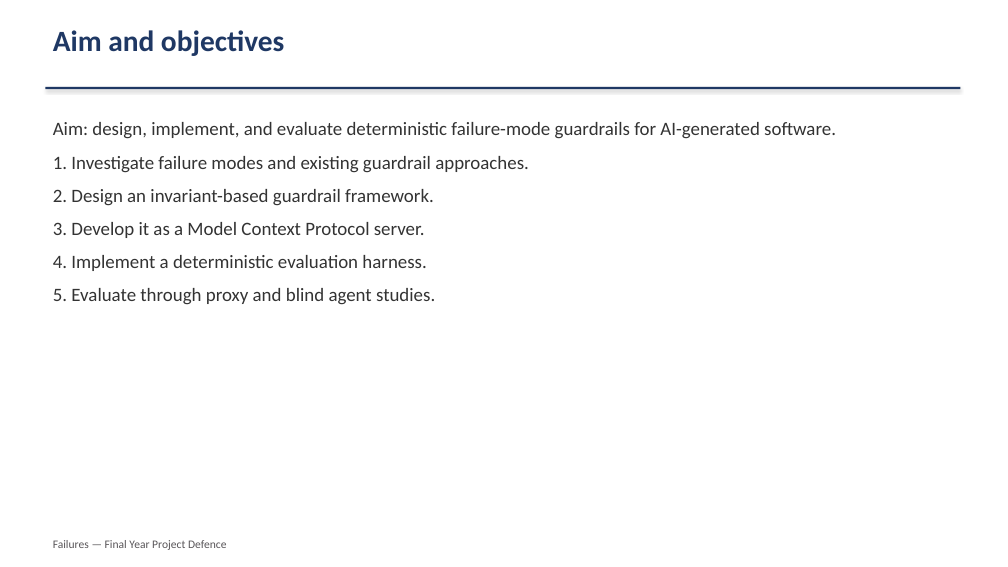
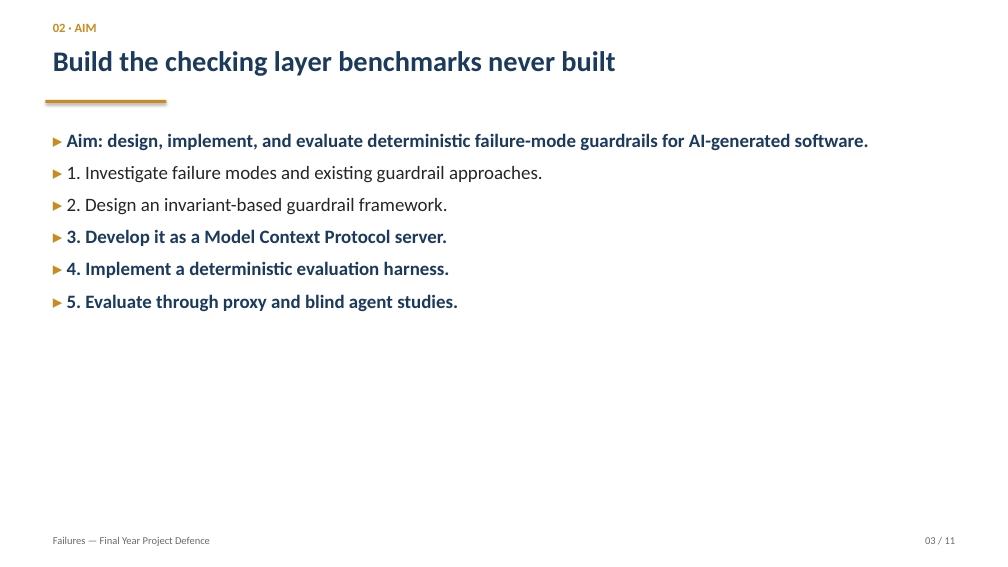
Before and after one commit to mayowa-kalejaiye/Failures, a slide deck: slide 3 of docs/school-project/FAILURES_Defence_Slides.pptx. Drawn at 1008x567 pixels with LibreOffice and Linux fonts; fonts in the diff are those of the drawing. Boxes give left, top, right and bottom in pixels: in the first picture for what was removed or moved away, otherwise in the second. Text is boxed around its words. In the diff, an @@ line names an element or a change of style, - is before the commit and + after.

Commit message:
School project: redesigned defence deck (navy/gold system, stat cards, takeaway strips)

```diff
--- a/docs/school-project/FAILURES_Defence_Slides.pptx
+++ b/docs/school-project/FAILURES_Defence_Slides.pptx
@@ text at box(53, 23, 97, 32): text changed; size 28 to 12 pt; text colour #1F3864 to #C98A1F @@
-Aim and objectives
+02 · AIM
@@ text "Build the checking layer benchmarks ...": place and size @@
-text "Build the checking layer benchmarks ..." at box(45, 87, 960, 89)
+text "Build the checking layer benchmarks ..." at box(53, 51, 615, 76)
@@ text "Build the checking layer benchmarks ..." at box(53, 51, 615, 76): fill #1F3864 to none; shadow off @@
@@ text at box(53, 51, 615, 76): text added @@
+Build the checking layer benchmarks never built
@@ rectangle added at box(45, 100, 166, 103), fill #C98A1F @@
@@ text at box(67, 133, 869, 312): text changed; text colour #333333 to #1B3A5C; bold on @@
-Aim: design, implement, and evaluate deterministic failure-mode guardrails for AI-generated software.
-1. Investigate failure modes and existing guardrail approaches.
-2. Design an invariant-based guardrail framework.
-3. Develop it as a Model Context Protocol server.
-4. Implement a deterministic evaluation harness.
-5. Evaluate through proxy and blind agent studies.
+▸ Aim: design, implement, and evaluate deterministic failure-mode guardrails for AI-generated software.
+▸ 1. Investigate failure modes and existing guardrail approaches.
+▸ 2. Design an invariant-based guardrail framework.
+▸ 3. Develop it as a Model Context Protocol server.
+▸ 4. Implement a deterministic evaluation harness.
+▸ 5. Evaluate through proxy and blind agent studies.
@@ text "Failures — Final Year Project ..." at box(53, 537, 210, 546): size 11 to 10 pt, text colour #595659 to #6B6B6B @@
@@ text added at box(925, 537, 956, 544), 10 pt, text #6B6B6B @@
+03 / 11
```
Also in this commit, not shown: 10 other slides changed, 1 other file.
